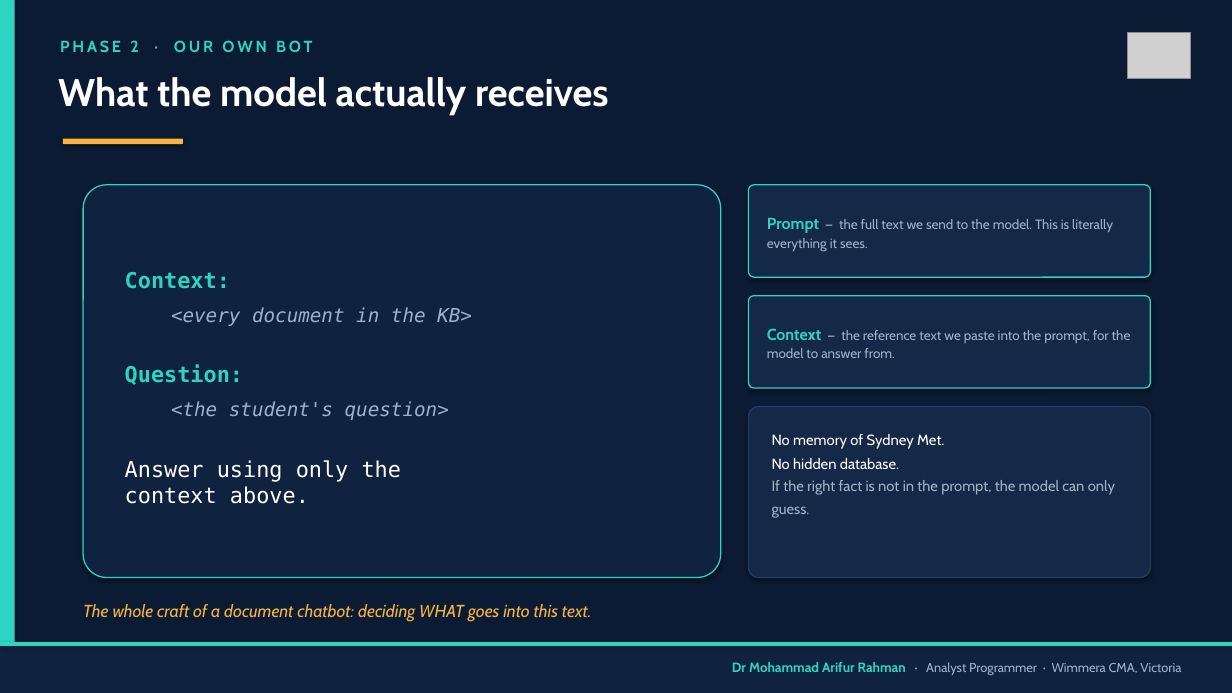
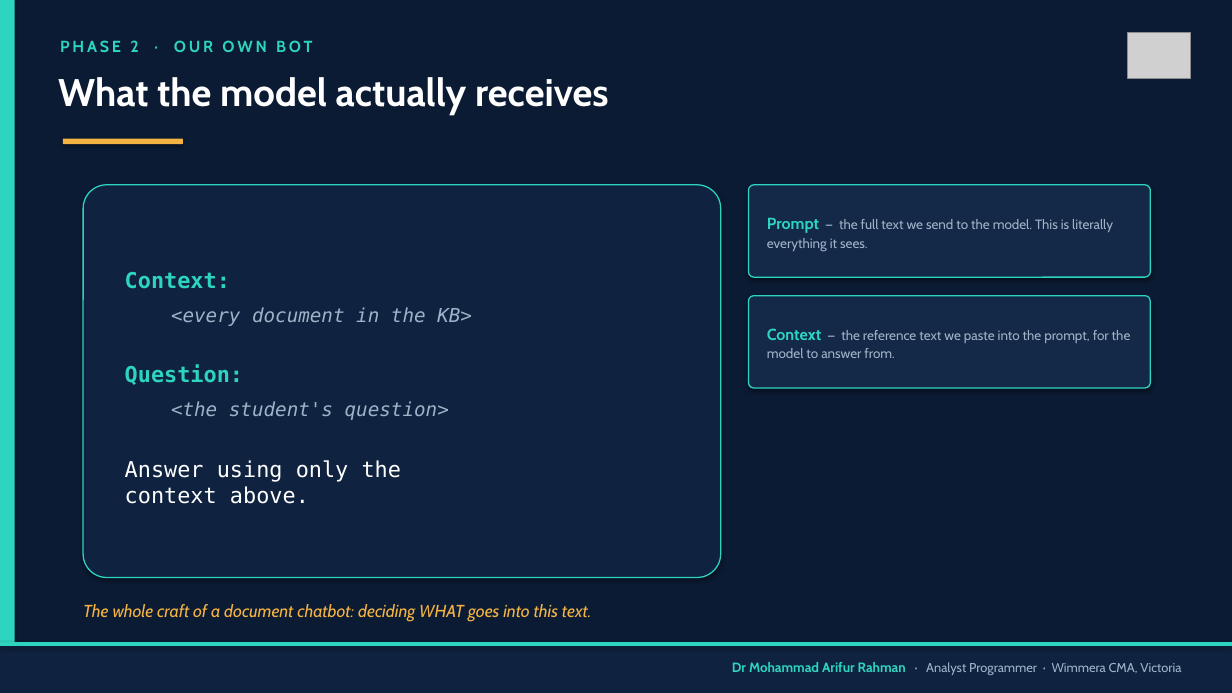
Before and after one commit to arifwcma/induction, a slide deck: slide 5 of lecture/deck.pptx. Drawn at 1232x693 pixels with LibreOffice and Linux fonts; fonts in the diff are those of the drawing; grey boxes stand for pictures. Boxes give left, top, right and bottom in pixels: in the first picture for what was removed or moved away, otherwise in the second. Text is boxed around its words. In the diff, an @@ line names an element or a change of style, - is before the commit and + after.

```diff
--- a/lecture/deck.pptx
+++ b/lecture/deck.pptx
@@ rounded rectangle removed at bbox=[749, 407, 1151, 578] @@
@@ text removed at bbox=[772, 434, 1115, 518] @@
-No memory of Sydney Met.
-No hidden database.
-If the right fact is not in the prompt, the model can only guess.
```
Also in this commit, not shown: 13 other slides changed, 2 other files.
